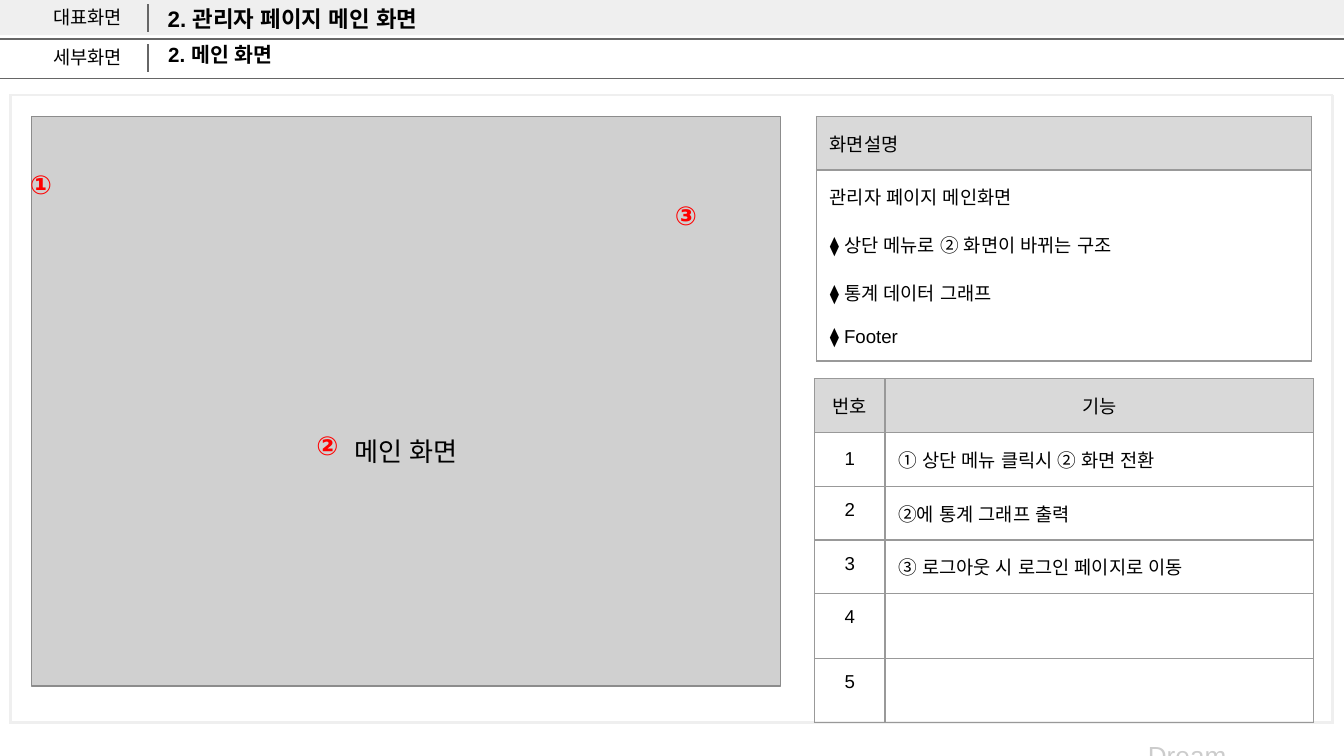
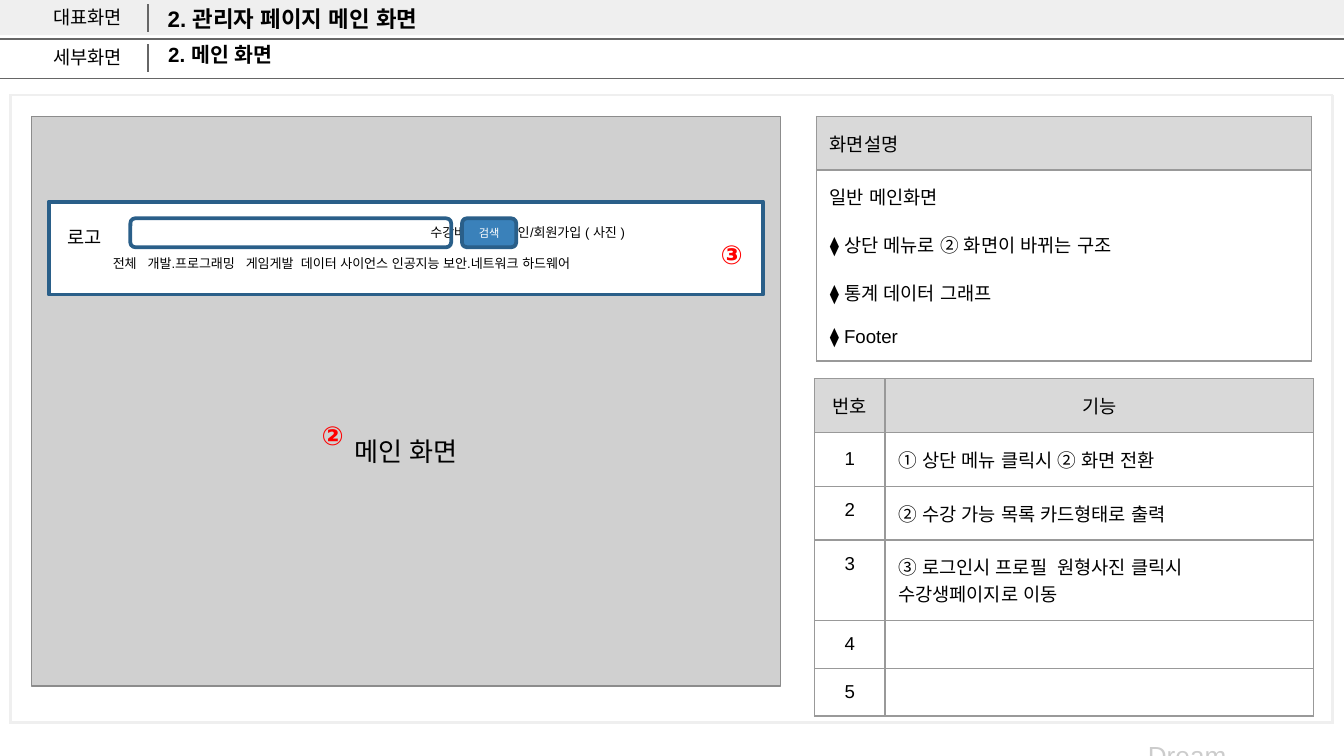
Before and after one commit to lyh5939/Tim_project, a slide deck: slide 5 of note/웹 화면설계서.pptx. Drawn at 1344x756 pixels with LibreOffice and Linux fonts; fonts in the diff are those of the drawing; grey boxes stand for pictures. Boxes give left, top, right and bottom in pixels: in the first picture for what was removed or moved away, otherwise in the second. Text is boxed around its words. In the diff, an @@ line names an element or a change of style, - is before the commit and + after.

```diff
--- a/note/웹 화면설계서.pptx
+++ b/note/웹 화면설계서.pptx
@@ table at <box>816,117,1312,349</box> @@
-row 2, column 1: 관리자 페이지 메인화면 / ⧫ 상단 메뉴로 ② 화면이 바뀌는 구조 / ⧫ 통계 데이터 그래프 / ⧫ Footer
+row 2, column 1: 일반 메인화면 / ⧫ 상단 메뉴로 ② 화면이 바뀌는 구조 / ⧫ 통계 데이터 그래프 / ⧫ Footer
@@ text removed at <box>30,173,52,199</box> @@
-①
@@ rectangle added at <box>48,202,763,294</box>, fill #FFFFFF, outline #2B5F8A 2 pt, 7 pt, text #000000 @@
+수강바구니 로그인/회원가입 ( 사진 )
+전체 개발.프로그래밍 게임게발 데이터 사이언스 인공지능 보안.네트워크 하드웨어
@@ text added at <box>67,229,101,244</box>, 10 pt, text #000000 @@
+로고
@@ rounded rectangle added at <box>130,218,452,246</box>, outline #2B5F8A 2 pt @@
@@ rounded rectangle added at <box>462,218,516,246</box>, fill #3A81BA, outline #2B5F8A 2 pt, 6 pt, text #FFFFFF @@
+검색
@@ text added at <box>721,245,743,265</box>, 14 pt, text #FF0000, bold @@
+③
@@ table at <box>814,379,1314,703</box> @@
-row 3, column 2: ②에 통계 그래프 출력
+row 3, column 2: ② 수강 가능 목록 카드형태로 출력
-row 4, column 2: ③ 로그아웃 시 로그인 페이지로 이동
+row 4, column 2: ③ 로그인시 프로필 원형사진 클릭시 수강생페이지로 이동
@@ text "②": place and size @@
-text "②" at <box>316,436,338,456</box>
+text "②" at <box>322,426,344,446</box>
```
Also in this commit, not shown: 5 other slides changed, 2 other files.
